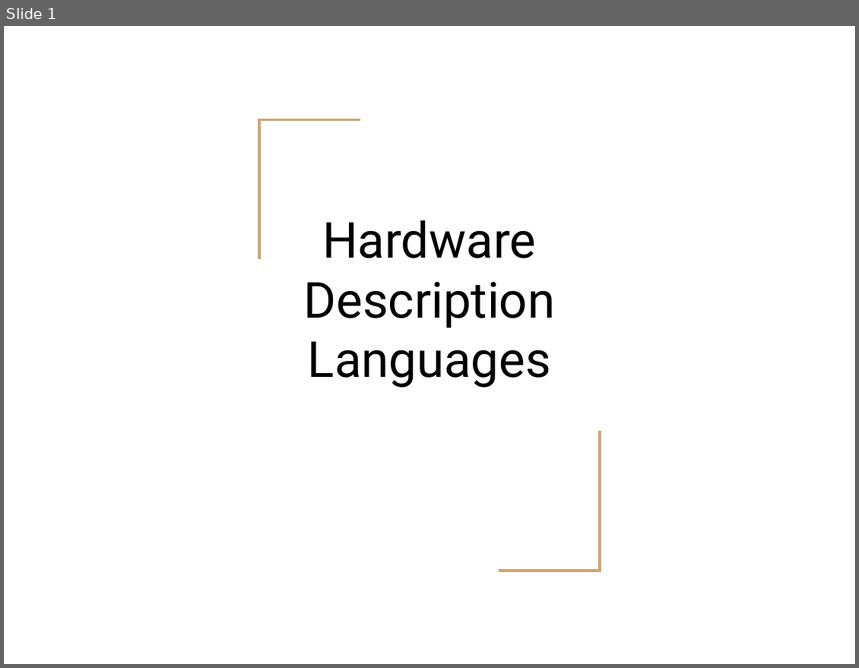
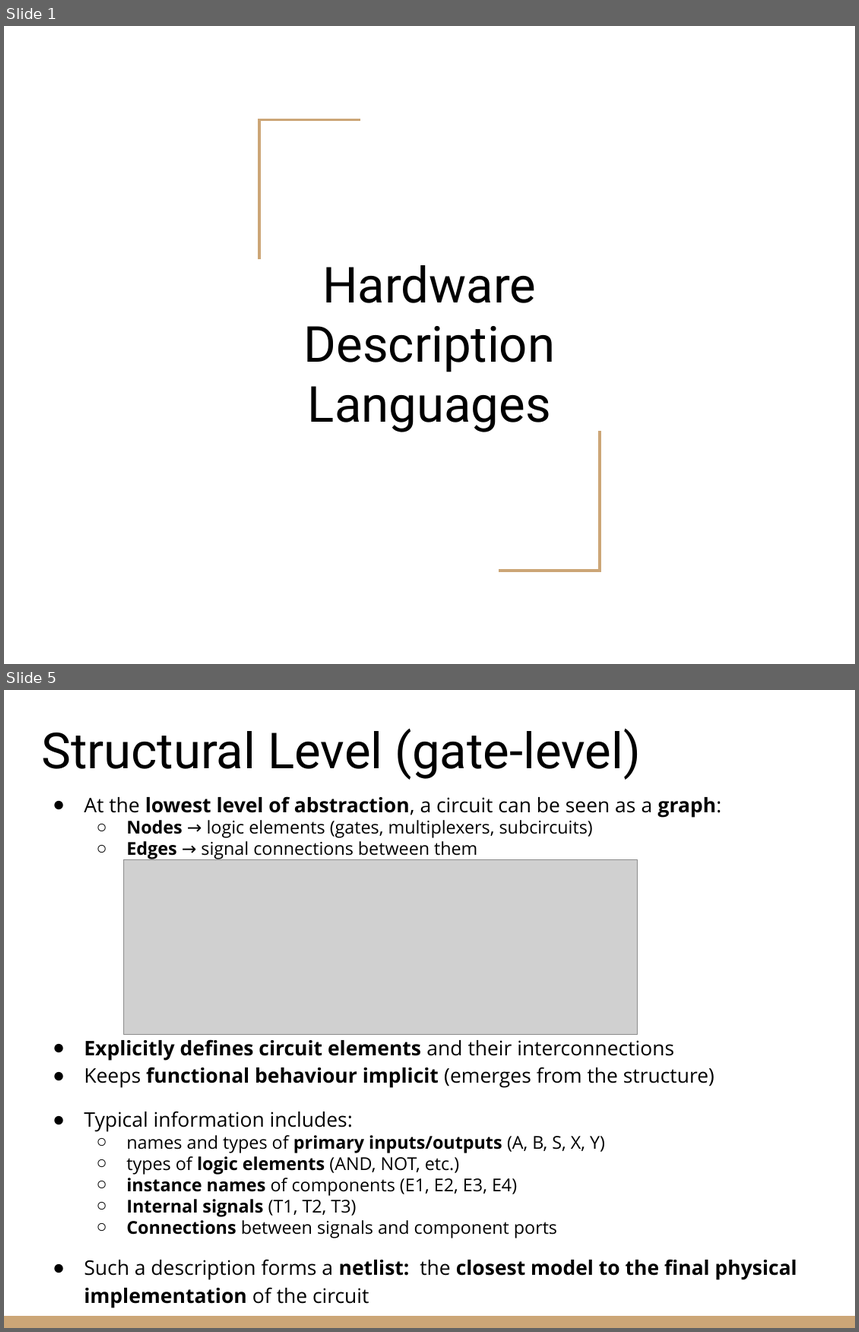
Before and after one commit to riccardoberta/esd, a slide deck: 07 - Hardware Description Languages/slides.pptx. Shown one above the other, each under a label of ours: slide 1 before the commit, slides 1 and 5 after it; the slides between them are not shown. The pictures are 859x668 and 859x1332 pixels, drawn with LibreOffice and Linux fonts; fonts in the diff are those of the drawing; grey boxes stand for pictures. Boxes give left, top, right and bottom in pixels: in the first picture for what was removed or moved away, otherwise in the second. Text is boxed around its words. In the diff, an @@ line names an element or a change of style, - is before the commit and + after.

```diff
--- a/07 - Hardware Description Languages/slides.pptx
+++ b/07 - Hardware Description Languages/slides.pptx
@@ slide 5 added at [4,690,855,1328], background #FFFFFF @@
@@ title added at [41,728,641,780], 42 pt, text #000000 @@
+Structural Level (gate-level)
@@ text added at [84,796,797,1309], 17 pt, text #000000 @@
+● At the lowest level of abstraction, a circuit can be seen as a graph:
+  ○ Nodes → logic elements (gates, multiplexers, subcircuits)
+  ○ Edges → signal connections between them
+● Explicitly defines circuit elements and their interconnections
+● Keeps functional behaviour implicit (emerges from the structure)
+● Typical information includes:
+  ○ names and types of primary inputs/outputs (A, B, S, X, Y)
+  ○ types of logic elements (AND, NOT, etc.)
+  ○ instance names of components (E1, E2, E3, E4)
+  ○ Internal signals (T1, T2, T3)
+  ○ Connections between signals and component ports
+● Such a description forms a netlist: the closest model to the final physical implementation of the circuit
@@ picture added at [124,860,637,1035] @@
@@ rectangle added at [4,1316,855,1328], fill #CCA677 @@
@@ slide 1 changed as well @@
@@ title "Hardware Description Languages": place and size @@
-title "Hardware Description Languages" at [304,221,556,388]
+title "Hardware Description Languages" at [304,265,556,433]
```
Also in this commit, not shown: 42 other slides added, 2 slides removed, 3 other files.
